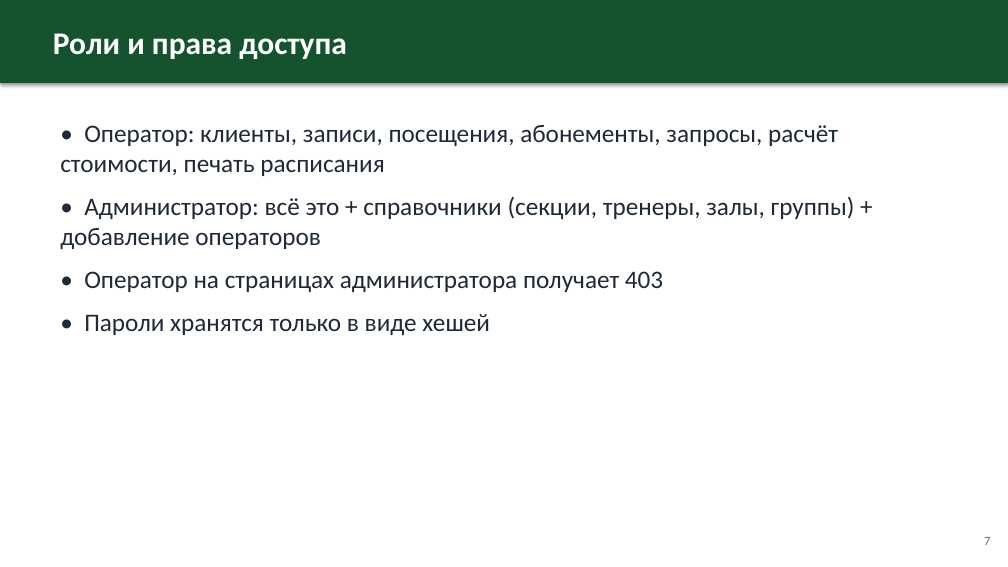
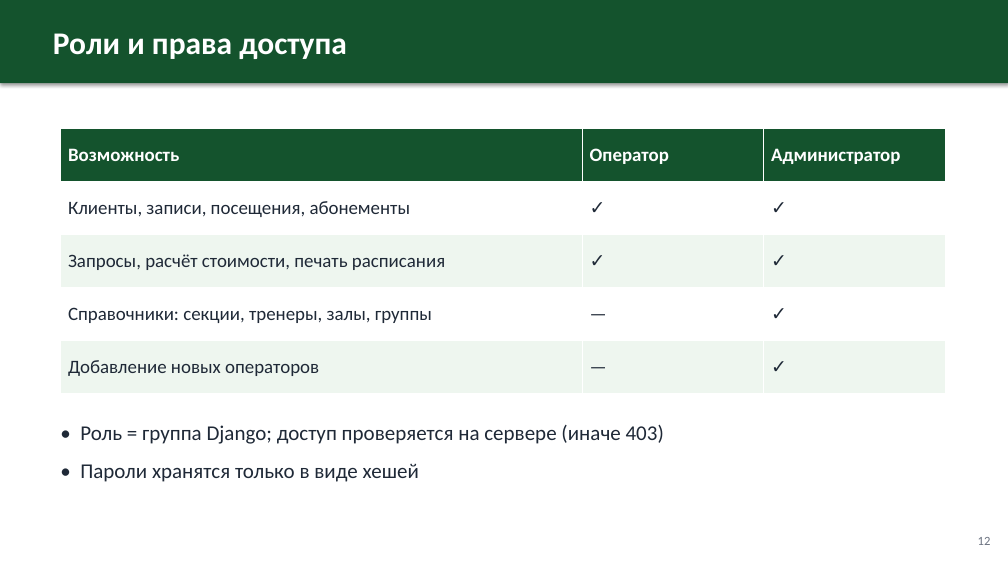
Before and after one commit to Uzalov-Gamid/sport-club, a slide deck: slide 12 of docs/Презентация_Спортивный_клуб.pptx (slide 7 before the commit). Drawn at 1008x567 pixels with LibreOffice and Linux fonts; fonts in the diff are those of the drawing. Boxes give left, top, right and bottom in pixels: in the first picture for what was removed or moved away, otherwise in the second. Text is boxed around its words. In the diff, an @@ line names an element or a change of style, - is before the commit and + after.

```diff
--- a/docs/Презентация_Спортивный_клуб.pptx
+++ b/docs/Презентация_Спортивный_клуб.pptx
@@ text removed at [60,125,855,335] @@
-• Оператор: клиенты, записи, посещения, абонементы, запросы, расчёт стоимости, печать расписания
-• Администратор: всё это + справочники (секции, тренеры, залы, группы) + добавление операторов
-• Оператор на страницах администратора получает 403
-• Пароли хранятся только в виде хешей
@@ table added at [60,129,945,393], 5 rows, 3 columns @@
+Возможность | Оператор | Администратор
+Клиенты, записи, посещения, абонементы | ✓ | ✓
+Запросы, расчёт стоимости, печать расписания | ✓ | ✓
+Справочники: секции, тренеры, залы, группы | — | ✓
+Добавление новых операторов | — | ✓
@@ text added at [80,425,664,482], 20 pt, text #1F2937 @@
+• Роль = группа Django; доступ проверяется на сервере (иначе 403)
+• Пароли хранятся только в виде хешей
@@ text at [978,537,991,545]: text changed @@
-7
+12
```
Also in this commit, not shown: 8 other slides changed, 17 slides added, 5 slides removed.
